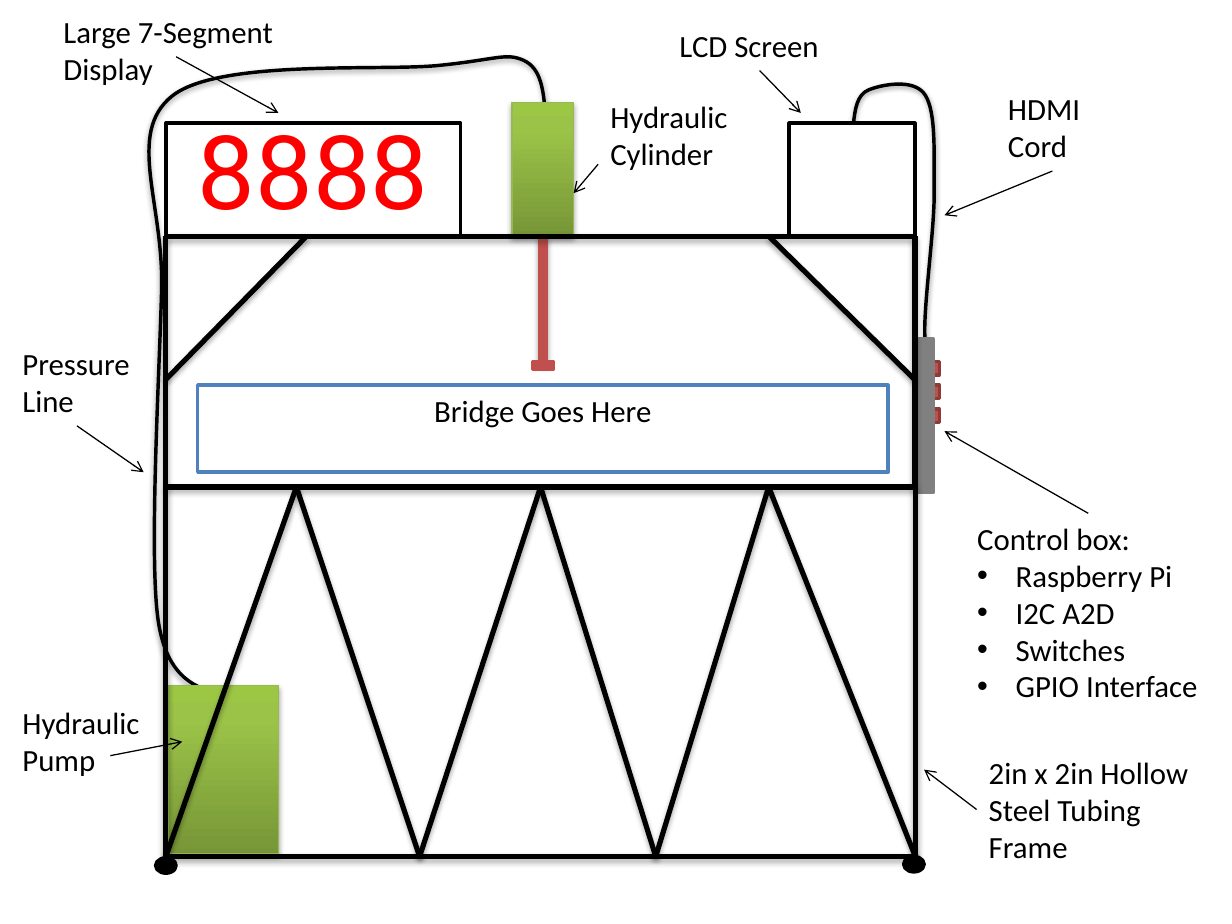
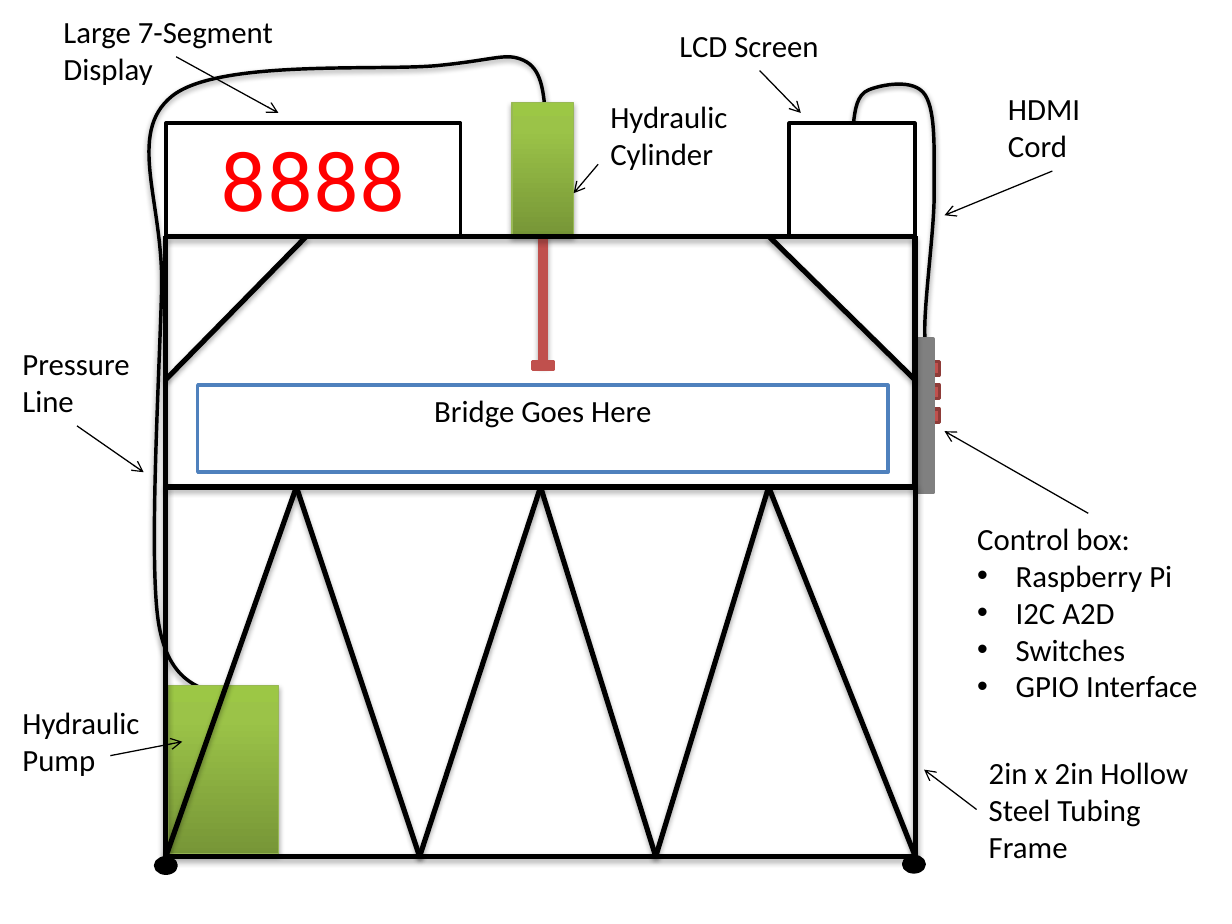
Before and after one commit to TheBengineer/Bridge-Tester, a slide deck: slide 8 of Presentations/December 9, 2013/final presentation.pptx. Drawn at 1232x924 pixels with LibreOffice and Linux fonts; fonts in the diff are those of the drawing. Boxes give left, top, right and bottom in pixels: in the first picture for what was removed or moved away, otherwise in the second. Text is boxed around its words. In the diff, an @@ line names an element or a change of style, - is before the commit and + after.

```diff
--- a/Presentations/December 9, 2013/final presentation.pptx
+++ b/Presentations/December 9, 2013/final presentation.pptx
@@ rectangle "8888" at bbox=[166, 123, 461, 237]: size 60 to 48 pt; vertical alignment bottom to top @@
```
Also in this commit, not shown: 2 other slides changed, 1 slide added, 1 slide removed.
